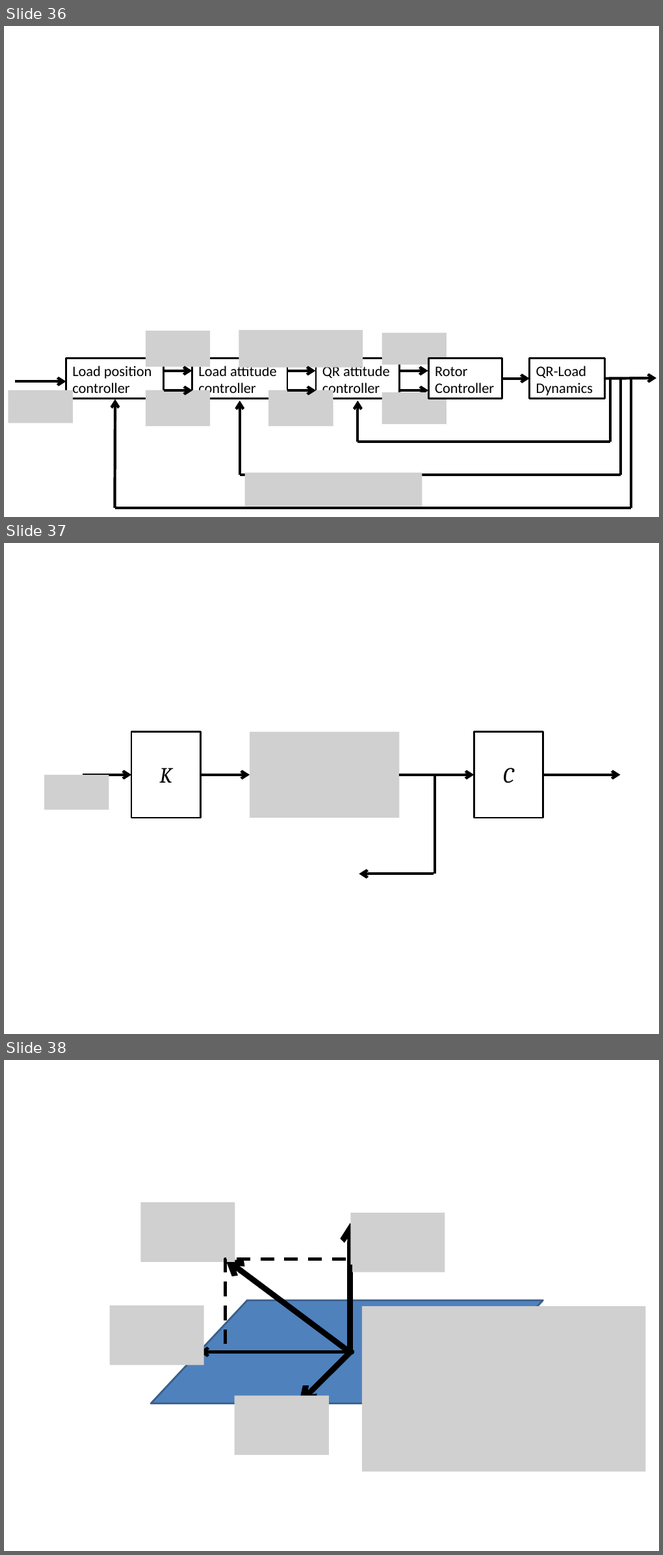
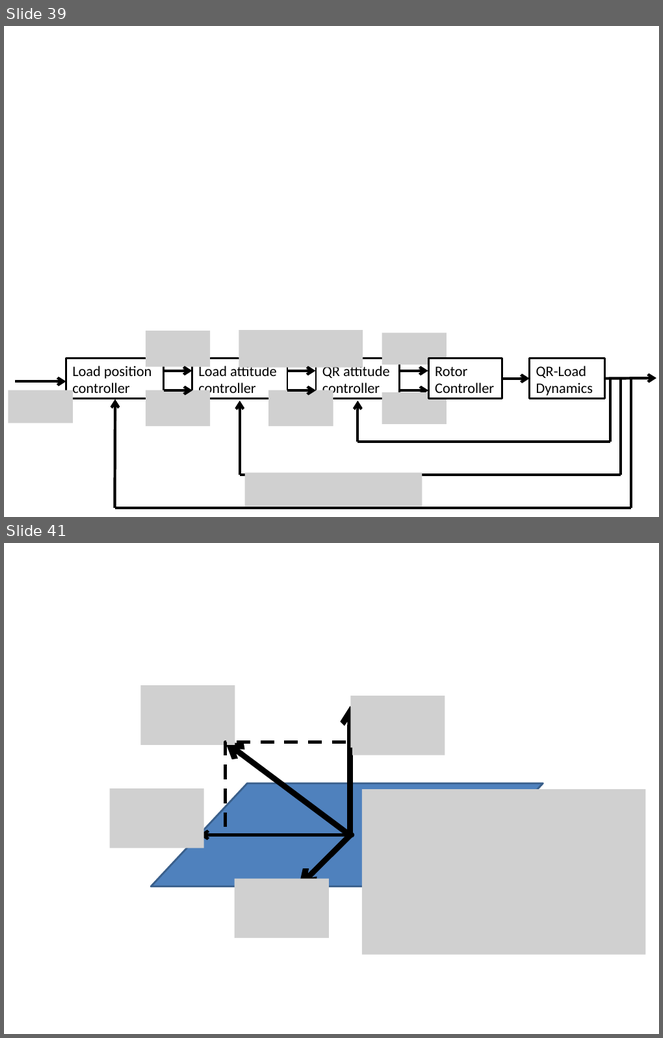
Before and after one commit to namvo88/Thesis-Quadrotor, a slide deck: StyleStuff/figures.pptx. Shown one above the other, each under a label of ours: slides 36, 37 and 38 before the commit, slides 39 and 41 after it; the slides between them are not shown. The pictures are 663x1555 and 663x1038 pixels, drawn with LibreOffice and Linux fonts; fonts in the diff are those of the drawing; grey boxes stand for pictures. Boxes give left, top, right and bottom in pixels: in the first picture for what was removed or moved away, otherwise in the second. Text is boxed around its words. In the diff, an @@ line names an element or a change of style, - is before the commit and + after.

```diff
--- a/StyleStuff/figures.pptx
+++ b/StyleStuff/figures.pptx
@@ slide 37 removed at (x1=4, y1=543, x2=659, y2=1034), background #FFFFFF @@
@@ rectangle removed at (x1=132, y1=731, x2=200, y2=817) @@
-K
@@ picture removed at (x1=250, y1=731, x2=399, y2=817) @@
@@ rectangle removed at (x1=475, y1=731, x2=544, y2=817) @@
-C
@@ picture removed at (x1=44, y1=775, x2=109, y2=809) @@
@@ arrow removed from (83, 775) to (132, 775) @@
@@ arrow removed from (200, 775) to (250, 775) @@
@@ arrow removed from (399, 775) to (475, 775) @@
@@ line removed from (434, 874) to (434, 775) @@
@@ arrow removed from (544, 775) to (621, 775) @@
@@ arrow removed from (434, 874) to (359, 874) @@
@@ what was slide 36 is now slide 39 @@
@@ what was slide 38 is now slide 41 @@
```
Also in this commit, not shown: 1 slide changed, 4 slides added, 29 other files.
